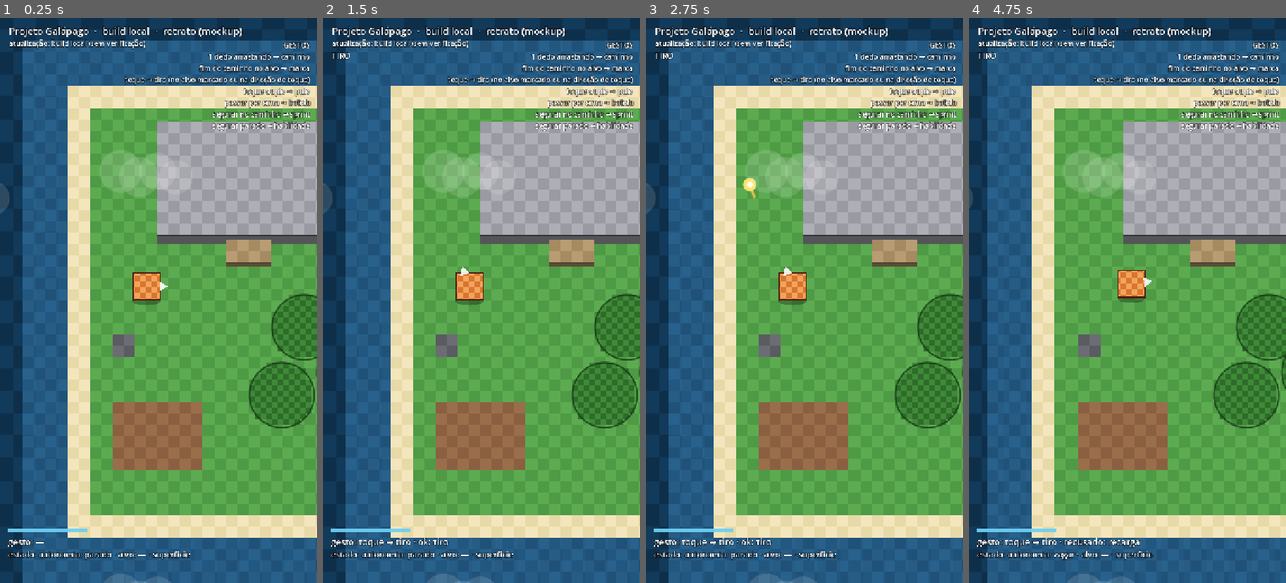
Above: before the commit, frames 1-4 (left to right).
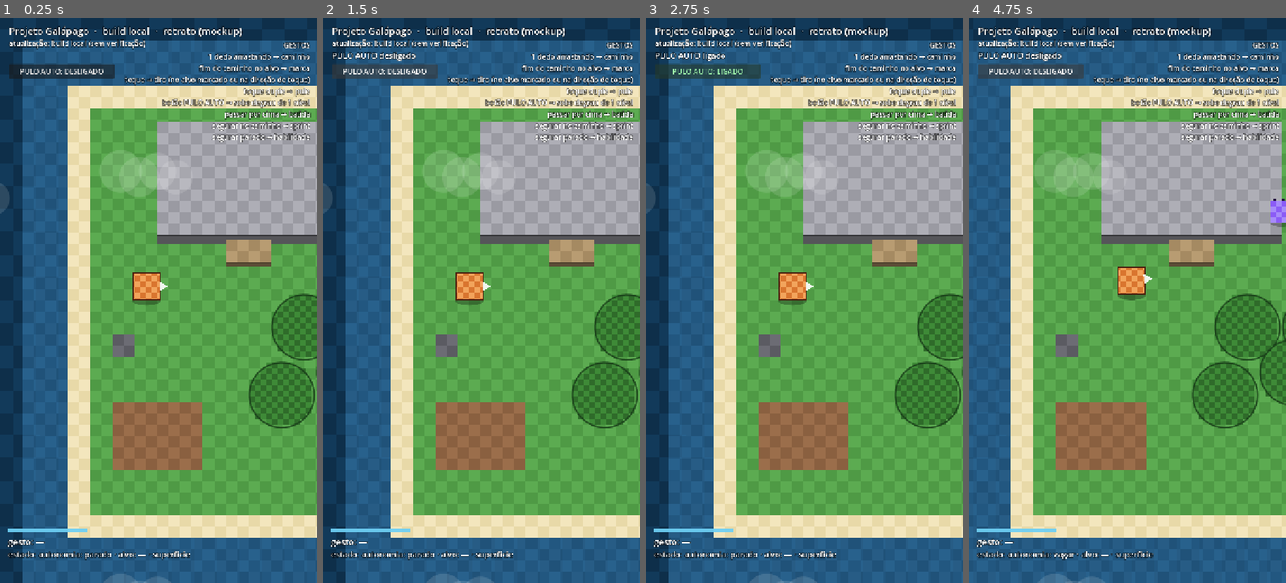
Above: after the commit, the same moments.

Repository: jonathasptbr-gh/Projeto-Galapago
Game: Godot game, scene res://jogo/main.tscn
Two runs of this game, one before a commit and one after it. Both use one fixed random seed, a clock stepped at 60 frames per second and the inputs below.
Inputs (mouse positions are in pixels of both pictures, inside the frame that each line leads up to):
- Up to frame 1 (0.25 s): no input
- Up to frame 2 (1.5 s): click (383, 68) at 0.5 s, where only the run after the commit has a clickable "PULO AUTO: DESLIGADO"; click (383, 68) at 1.25 s, where only the run after the commit has a clickable "PULO AUTO: LIGADO"
- Up to frame 3 (2.75 s): click (706, 68) at 2 s, where only the run after the commit has a clickable "PULO AUTO: DESLIGADO"
- Up to frame 4 (4.75 s): click (1029, 68) at 2.75 s, where only the run after the commit has a clickable "PULO AUTO: LIGADO"; click (1029, 68) at 3.5 s, where only the run after the commit has a clickable "PULO AUTO: DESLIGADO"; click (1029, 68) at 4.25 s, where only the run after the commit has a clickable "PULO AUTO: LIGADO"

The runs differ from the first frame. In frame 1, 2.0% of the frame differs, in the area x 2-99%, y 8-22%; in frame 2, 2.4%; in frame 3, 2.5%; in frame 4, 26%, in the area x 0-100%, y 4-100%.

Commit message:
v0.13.0: botão de pulo automático e pulo mais longo no sprint

Diff:
--- a/dados/acoes.json
+++ b/dados/acoes.json
@@ -1,11 +1,11 @@
 {
- "_leia": "Ações da criatura (v0.11.5). fases = [antecipação …(2173 unchanged characters)…  e os golpes físicos EMBALAM (`embalo`).",
+ "_leia": "Ações da criatura (v0.11.5). fases = [antecipação …(2173 unchanged characters)…  e os golpes físicos EMBALAM (`embalo`). v0.13: `pular.auto_padrao` é o padrão do PULO AUTOMÁTICO (a HUD liga/desliga) e `pular.sprint_fator` alonga o avanço do pulo quando o SPRINT (ou a cauda) está ativo.",
  "mover": {"velocidade": 110},
  "olhar": {},
  "travar": {},
  "ataque": {"fases": [0.10, 0.14, 0.18], "alcance": 40, "arco": 90, "recarga": 0.15},
  "batida": {"fases": [0.06, 0.10, 0.12], "alcance": 30, "arco": 120, "recarga": 0.12},
- "pular": {"fases": [0.06, 0.42, 0.06], "altura": 26, "recarga": 0.08, "buffer_s": 0.60},
+ "pular": {"fases": [0.06, 0.42, 0.06], "altura": 26, "recarga": 0.08, "buffer_s": 0.60, "auto_padrao": false, "sprint_fator": 1.5},
  "habilidade": {"nome": "cavar", "recarga": 0.40},
  "cavar": {"fases": [0.15, 0.55, 0.15]},
  "formas": {
--- a/jogo/hud.gd
+++ b/jogo/hud.gd
@@ -18,6 +18,9 @@
 var _energia_bg: ColorRect
 var _energia: ColorRect
 var _energia_largura := 180.0
+# PULO AUTOMÁTICO (v0.13): o botão manda no `corpo.pulo_auto` (a regra é da sim)
+var _corpo: RefCounted
+var _pulo_auto: Button
 
 
 func _ready() -> void:
@@ -31,6 +34,15 @@
 	leg.position.y += 34
 	_status = _rotulo("", Vector2(20, 46), 16)
 	_nota = _rotulo("", Vector2(20, 72), 18)
+	# PULO AUTOMÁTICO (v0.13): botão de ligar/desligar (padrão em `pular.auto_padrao`).
+	# É um Control de verdade — o toque nele é consumido pela HUD e não vira caminho.
+	_pulo_auto = Button.new()
+	_pulo_auto.text = "PULO AUTO: DESLIGADO"
+	_pulo_auto.add_theme_font_size_override("font_size", 16)
+	_pulo_auto.position = Vector2(20, 104)
+	_pulo_auto.custom_minimum_size = Vector2(240, 34)
+	_pulo_auto.pressed.connect(_alternar_pulo_auto)
+	add_child(_pulo_auto)
 	_gesto = _rotulo("gesto: —", Vector2.ZERO, 20)
 	_gesto.set_anchors_and_offsets_preset(Control.PRESET_BOTTOM_LEFT, Control.PRESET_MODE_MINSIZE, 18)
 	_gesto.grow_vertical = Control.GROW_DIRECTION_BEGIN
@@ -69,6 +81,10 @@
 func _process(delta: float) -> void:
 	if atualizador and _status:
 		_status.text = atualizador.texto_status()
+	if _pulo_auto and _corpo:
+		var ligado: bool = bool(_corpo.pulo_auto)
+		_pulo_auto.text = "PULO AUTO: %s" % ("LIGADO" if ligado else "DESLIGADO")
+		_pulo_auto.modulate = Color(0.65, 1.0, 0.7) if ligado else Color.WHITE
 	if _nota_t > 0.0:
 		_nota_t = maxf(0.0, _nota_t - delta)
 		if _nota_t <= 0.0 and _nota:
@@ -82,6 +98,7 @@
 	linhas.append("fim do caminho no alvo → marca")
 	linhas.append("toque → tiro (no alvo marcado ou na direção do toque)")
 	linhas.append("toque duplo → pulo")
+	linhas.append("botão PULO AUTO → sobe degrau de 1 nível")
 	linhas.append("passar por cima → batida")
 	linhas.append("segurar no caminho → sprint")
 	linhas.append("segurar parado → habilidade")
@@ -99,7 +116,15 @@
 		_nota_t = 2.4
 
 
+func _alternar_pulo_auto() -> void:
+	if _corpo == null:
+		return
+	_corpo.pulo_auto = not bool(_corpo.pulo_auto)
+	nota("PULO AUTO %s" % ("ligado" if _corpo.pulo_auto else "desligado"))
+
+
 func estado(corpo: RefCounted, alvos: Array, planejando := false, escala := 1.0) -> void:
+	_corpo = corpo
 	var modo := ""
 	if corpo.em_rota():
 		var pct := roundi(100.0 * minf(corpo.rota_t, corpo.total_rota) / maxf(corpo.total_rota, 0.001))
--- a/sim/corpo.gd
+++ b/sim/corpo.gd
@@ -67,6 +67,24 @@
 ## forma (`Formas.analisar` devolve `[]` com `formas.laco_ataque` falso), então
 ## `marcas` de laço não nascem e `_checar_marcas`/`_disparar` (ramo `laco`)
 ## ficam **parados atrás do interruptor** — o código da onda continua inteiro.
+##
+## v0.13 — **PULO AUTOMÁTICO** (`pulo_auto`, desligado por padrão; o botão da
+## HUD liga/desliga) e **PULO MAIS LONGE NO SPRINT**:
+##
+## - o pulo automático dispara quando a rota para numa **escada de UM nível
+##   para cima** e o caminho CONTINUA **depois do pouso**: vale para a célula
+##   que já é o degrau e para um **vão de água curto** antes dele, desde que o
+##   pouso esteja dentro do alcance do pulo. Água no mesmo nível, rocha/objeto,
+##   degrau de 2+ níveis, caminho que acaba na beirada e pouso fora do alcance
+##   NÃO disparam — continuam exigindo o toque duplo;
+## - a decisão é da `sim/` (testável): `pulo_auto` é um estado do corpo, e o
+##   disparo chama o MESMO `_iniciar_pulo` do toque duplo, respeitando a
+##   recarga; o evento sai como `pulo:auto` (o `pulo:on` continua saindo);
+## - **velocidade aumentada = pulo mais longo**: enquanto está no ar com o
+##   sprint (ou a cauda dele) ativo, o avanço horizontal ganha
+##   `pular.sprint_fator` (1,5) — o pulo acelerado passa de ~2,1 para ~3,1
+##   células (46,9 px normal; 66,8 → 98,2 px com sprint). O fator só vale NO
+##   AR; andar acelerado não mudou.
 ##
 ## v0.9 — O ATAQUE NASCE DO DESENHO (`sim/formas.gd`), não de um gesto de dois
 ## dedos; v0.9.1 afinou as três pontas:
@@ -174,6 +192,9 @@
 var energia := 1.0
 var _sprint := false
 var _sprint_cfg: Dictionary = {}
+# PULO AUTOMÁTICO (v0.13): a HUD liga/desliga; padrão em `pular.auto_padrao`.
+# Ligado, o corpo pula sozinho a escada de UM nível quando a rota continua.
+var pulo_auto := false
 # CAUDA do sprint (v0.11.4): ao soltar, o embalo continua caindo aos poucos
 var _sprint_cauda_t := 0.0
 # EMBALO dos golpes físicos (v0.9.2): acelera curto na marcação e longo no
@@ -211,6 +232,7 @@
 	_combate = defs.get("combate", {})
 	_embalo = defs.get("embalo", {})
 	_sprint_cfg = defs.get("sprint", {})
+	pulo_auto = bool(defs.get("pular", {}).get("auto_padrao", false))
 
 
 # ---------------------------------------------------------------- consultas
@@ -943,9 +965,14 @@
 		return _terminar_rota(alvos)
 	var base := pos
 	var fator_sprint := _fator_sprint()
+	# PULO ACELERADO (v0.13): no AR, o sprint (ou a cauda dele) alonga o avanço
+	# horizontal; no chão o fator é 1 e a caminhada não muda.
+	var fator_ar := 1.0
+	if no_ar() and fator_sprint > 1.001:
+		fator_ar = maxf(float(defs.get("pular", {}).get("sprint_fator", 1.0)), 1.0)
 	# o avanço que ela DEVERIA ter neste quadro: é o que desempata a projeção
 	# num cruzamento/bico (dois braços no mesmo lugar) e impede o "pulo".
-	var esperado := maxf(velocidade * fator_sprint * _fator_embalo() * dt * 2.0, 2.0)
+	var esperado := maxf(velocidade * fator_sprint * fator_ar * _fator_embalo() * dt * 2.0, 2.0)
 	var proj := _projetar(base, esperado)
 	# teto de segurança do avanço: um cruzamento/laço não pode "teleportar" a
 	# criatura para o fim do braço; no máximo o que ela andaria em ~4 quadros.
@@ -960,7 +987,7 @@
 		if alvo_f != Vector2.ZERO and pos.distance_to(alvo_f) <= float(_embalo.get("gatilho_px", 70.0)):
 			_iniciar_embalo(float(_embalo.get("curto_s", 0.25)), float(_embalo.get("curto_fator", 1.7)))
 			_embalo_final_feito = true
-	var passo := velocidade * _fator_embalo() * fator_sprint * dt
+	var passo := velocidade * _fator_embalo() * fator_sprint * fator_ar * dt
 	# ALVO: o ponto MAIS LONGE da estrada que a linha reta alcança andando.
 	# Sem isso, a criatura corta a corda de uma curva e bate na pedra/beira.
 	var alvo := _alvo_visivel(base, mundo)
@@ -1004,6 +1031,7 @@
 	if novo.distance_to(base) < 0.001:
 		_barrado = true
 		_atualizar_traco_t(dt, base)
+		_tentar_pulo_auto(mundo, base, _dir_suave, passo)
 		return base
 	_barrado = false
 	var real := (novo - base).normalized()
@@ -1011,6 +1039,83 @@
 	olhar = _olhar_suave
 	_atualizar_traco_t(dt, novo)
 	return novo
+
+
+## PULO AUTOMÁTICO (v0.13, com `pulo_auto` ligado): a rota parou diante de uma
+## escada de UM nível para CIMA e o desenho CONTINUA em cima dela? Então o corpo
+## pula sozinho, pelo mesmo `_iniciar_pulo` do toque duplo. O sistema aceita dois
+## formatos de obstáculo:
+##
+## - a célula bloqueada já é o degrau (`^`/`b`: andável 1 nível acima);
+## - ou há um VÃO DE ÁGUA curto antes do degrau (o pouso é a célula andável 1
+##   nível acima, DENTRO do alcance do pulo).
+##
+## NÃO disparam: água no mesmo nível, rocha/objeto, degrau de 2+ níveis, caminho
+## que ACABA na beirada, ou pouso longe demais (nesse caso um pulo cairia na
+## água). Nesses casos o toque duplo continua sendo o gesto.
+func _tentar_pulo_auto(mundo: RefCounted, base: Vector2, dir: Vector2, passo: float) -> bool:
+	if not pulo_auto or no_ar() or camada == Mundo.SUBSOLO:
+		return false
+	if float(_recargas.get("pular", 0.0)) > 0.0:
+		return false
+	if dir.length() < 0.01 or total_rota - rota_t < PASSO_TERRENO * 2.0:
+		return false
+	# olha um pouco ALÉM do passo: a criatura para até 4 px antes da borda e o
+	# passo de um quadro pode não chegar a invadir a célula do degrau.
+	var olhar := maxf(passo + PASSO_TERRENO * 2.0, PASSO_TERRENO * 2.0)
+	var bloq: Dictionary = _primeiro_bloqueio(base, base + dir.normalized() * olhar, mundo)
+	if bloq.is_empty() or str(bloq.get("tipo", "")) != "terreno":
+		return false
+	var c: Vector2i = bloq["celula"]
+	var c0: Vector2i = mundo.celula_de(base)
+	var h0: float = mundo.altura(c0)
+	# formato 1: a própria célula bloqueada é o degrau de 1 nível;
+	# formato 2: um vão de água (altura 0) curto antes do degrau.
+	var degrau_na_celula: bool = mundo.andavel(c, camada) and _um_nivel_acima(mundo, c, h0)
+	var vao_de_agua: bool = not mundo.andavel(c, camada) and mundo.altura(c) <= 0.01 \
+			and mundo.bloqueio(c, camada) == "terreno"
+	if not degrau_na_celula and not vao_de_agua:
+		return false
+	# ALCANCE do pulo com os fatores de AGORA (sprint alonga o ar) — um pouso
+	# fora disso cairia na água, então o sistema não dispara.
+	var fs := _fator_sprint()
+	var fator_ar := 1.0
+	if fs > 1.001:
+		fator_ar = maxf(float(defs.get("pular", {}).get("sprint_fator", 1.0)), 1.0)
+	var dur := maxf(float(defs.get("pular", {}).get("fases", [0.06, 0.42, 0.06])[1]), 0.1)
+	var alcance := velocidade * fs * fator_ar * _fator_embalo() * dur * 0.9
+	# O PONTO DE POUSO (1 nível acima) adiante na ROTA e a CONTINUAÇÃO depois
+	# dele — é o que separa "degrau no meio do caminho" de "o caminho acaba".
+	var cp := float(mundo.celula_px)
+	var fim := minf(rota_t + cp * 3.0, total_rota - PASSO_TERRENO)
+	var s := rota_t + PASSO_TERRENO
+	while s <= fim:
+		var p := _ponto_em_rota(s)
+		var pc: Vector2i = mundo.celula_de(p)
+		if pc != c0 and mundo.andavel(pc, camada) \
+				and mundo.bloqueio(pc, camada) == "" \
+				and _um_nivel_acima(mundo, pc, h0):
+			if p.distance_to(base) > alcance:
+				return false  # o pulo não chega: não pula para cair na água
+			var s2 := s + cp * 0.75
+			while s2 <= minf(rota_t + cp * 4.0, total_rota):
+				var p2: Vector2i = mundo.celula_de(_ponto_em_rota(s2))
+				if p2 != pc and mundo.andavel(p2, camada) \
+						and mundo.bloqueio(p2, camada) == "" \
+						and mundo.altura(p2) <= h0 + 1.01:
+					_iniciar_pulo()
+					eventos.append("pulo:auto")
+					return true
+				s2 += PASSO_TERRENO
+			return false  # achou o degrau, mas o caminho acaba em cima dele
+		s += PASSO_TERRENO
+	return false
+
+
+## A célula `c` está exatamente UM nível acima de `h0`?
+func _um_nivel_acima(mundo: RefCounted, c: Vector2i, h0: float) -> bool:
+	var dh: float = mundo.altura(c) - h0
+	return dh >= 0.99 and dh <= 1.01
 
 
 ## Projeta a criatura na rota. Em vez de só a menor distância (que num
--- a/testes/test_corpo.gd
+++ b/testes/test_corpo.gd
@@ -1121,3 +1121,190 @@
 	var evs := _rodar_com(c, m, alvos, adv, 8.0)
 	checar("laco:onda" not in evs, "nenhuma onda saiu (%s)" % [evs])
 	checar(not c.em_rota(), "andou o caminho até o fim (%.0f px)" % c.pos.x)
+
+
+# ---------------------------------------------------------------- v0.13: pulo automático e pulo no sprint
+
+## Escada de UM nível (^ = altura 2) no meio do caminho; a rota termina em cima.
+const DEGRAU := [
+	",,,,,,,,,,,,",
+	",,,,^^^^^^^^",
+	",,,,,,,,,,,,",
+]
+## Escada de DOIS níveis (q = altura 3): o pulo automático NÃO deve disparar.
+const DEGRAU_DOIS := [
+	",,,,,,,,,,,,",
+	",,,,qqqqqqqq",
+	",,,,,,,,,,,,",
+]
+
+
+func test_pulo_auto_vem_desligado_por_padrao() -> void:
+	var s := _setup(DEGRAU)
+	var c: RefCounted = s[1]
+	checar(not c.pulo_auto, "padrão desligado (decisão: o jogador liga no botão)")
+	var cfg: Dictionary = acoes.duplicate(true)
+	cfg["pular"]["auto_padrao"] = true
+	var c2 := Corpo.new(cfg)
+	checar(c2.pulo_auto, "o dado `pular.auto_padrao` liga")
+
+
+func test_pulo_auto_sobe_o_degrau_de_um_nivel_e_segue() -> void:
+	var s := _setup(DEGRAU)
+	var m: RefCounted = s[0]
+	var c: RefCounted = s[1]
+	c.pulo_auto = true
+	checar(c.comandar({"acao": "mover", "pontos": PackedVector2Array([Vector2(336, 48)])}, m, []).begins_with("ok"), "aceitou a rota")
+	var evs := _rodar(c, m, 6.0)
+	checar("pulo:auto" in evs, "pulou sozinho (%s)" % [evs])
+	checar(c.pos.x > 280.0, "subiu o degrau e seguiu no planalto (x=%.0f)" % c.pos.x)
+
+
+func test_pulo_auto_desligado_para_no_degrau() -> void:
+	var s := _setup(DEGRAU)
+	var m: RefCounted = s[0]
+	var c: RefCounted = s[1]
+	c.comandar({"acao": "mover", "pontos": PackedVector2Array([Vector2(336, 48)])}, m, [])
+	var evs := _rodar(c, m, 2.0)
+	checar("pulo:auto" not in evs, "não pulou com o sistema desligado (%s)" % [evs])
+	checar(c.barrado(), "parou na barreira")
+	checar(c.pos.x < 140.0, "ficou antes do degrau (x=%.0f)" % c.pos.x)
+
+
+func test_pulo_auto_nao_pula_dois_niveis() -> void:
+	var s := _setup(DEGRAU_DOIS)
+	var m: RefCounted = s[0]
+	var c: RefCounted = s[1]
+	c.pulo_auto = true
+	c.comandar({"acao": "mover", "pontos": PackedVector2Array([Vector2(336, 48)])}, m, [])
+	var evs := _rodar(c, m, 2.0)
+	checar("pulo:auto" not in evs, "degrau de 2 níveis não dispara (%s)" % [evs])
+	checar(c.barrado(), "continua parado na beirada")
+
+
+func test_pulo_auto_nao_pula_quando_o_caminho_acaba_antes_do_degrau() -> void:
+	var s := _setup(DEGRAU)
+	var m: RefCounted = s[0]
+	var c: RefCounted = s[1]
+	c.pulo_auto = true
+	c.comandar({"acao": "mover", "pontos": PackedVector2Array([Vector2(120, 48)])}, m, [])
+	var evs := _rodar(c, m, 1.5)
+	checar("pulo:auto" not in evs, "sem caminho do outro lado, não pula (%s)" % [evs])
+	checar(c.pos.x < 128.0, "parou na ponta do caminho (x=%.0f)" % c.pos.x)
+
+
+## Distância andada DURANTE um pulo, com `pular.sprint_fator` configurável.
+func _pulo_andado_com(sprint: bool, cfg: Dictionary) -> float:
+	var s := _setup(MAPA, [], 5, cfg)
+	var m: RefCounted = s[0]
+	var c: RefCounted = s[1]
+	c.comandar({"acao": "mover", "pontos": PackedVector2Array([Vector2(340, 48)])}, m, [])
+	_rodar(c, m, 0.15)
+	if sprint:
+		c.comandar({"acao": "segurar"}, m, [])
+		_rodar(c, m, 0.2)
+		c.comandar({"acao": "soltar_segurar"}, m, [])
+	c.comandar({"acao": "pular"}, m, [])
+	var p0: Vector2 = c.pos
+	var t := 0.0
+	while c.no_ar() and t < 1.0:
+		c.passo(1.0 / 30.0, m, [])
+		c.drenar_eventos()
+		t += 1.0 / 30.0
+	return c.pos.distance_to(p0)
+
+
+## v0.13: no AR com o sprint (ou a cauda) ativo, o avanço horizontal ganha
+## `pular.sprint_fator` — o pulo acelerado vai mais longe que antes.
+func test_pulo_no_sprint_alonga_o_avanco_do_ar() -> void:
+	var sem: Dictionary = acoes.duplicate(true)
+	sem["pular"]["sprint_fator"] = 1.0
+	var com: Dictionary = acoes.duplicate(true)
+	com["pular"]["sprint_fator"] = 1.5
+	var d_sem := _pulo_andado_com(true, sem)
+	var d_com := _pulo_andado_com(true, com)
+	checar(d_sem > 30.0, "o pulo acelerado anda (%.1f px)" % d_sem)
+	checar(d_com > d_sem * 1.3, "o fator alonga o pulo (%.1f vs %.1f px)" % [d_com, d_sem])
+
+
+## O fator é SÓ do ar: o pulo normal (sem sprint) não muda.
+func test_pulo_normal_nao_muda_com_o_fator_do_sprint() -> void:
+	var sem: Dictionary = acoes.duplicate(true)
+	sem["pular"]["sprint_fator"] = 1.0
+	var com: Dictionary = acoes.duplicate(true)
+	com["pular"]["sprint_fator"] = 1.5
+	var d_sem := _pulo_andado_com(false, sem)
+	var d_com := _pulo_andado_com(false, com)
+	checar(absf(d_com - d_sem) < 4.0, "sem sprint o fator não vale (%.1f vs %.1f px)" % [d_com, d_sem])
+
+
+## Vão de ÁGUA curto ANTES do degrau: o pulo automático cruza o vão e sobe
+## (é o caso do pátio de parkour para a passarela).
+func test_pulo_auto_cruza_vao_curto_e_sobe_o_degrau() -> void:
+	var s := _setup([
+		",,,,,,,,,,,,",
+		",,,,~^^^^^^^",
+		",,,,,,,,,,,,",
+	])
+	var m: RefCounted = s[0]
+	var c: RefCounted = s[1]
+	c.pulo_auto = true
+	c.comandar({"acao": "mover", "pontos": PackedVector2Array([Vector2(336, 48)])}, m, [])
+	var evs := _rodar(c, m, 6.0)
+	checar("pulo:auto" in evs, "pulou o vão e subiu (%s)" % [evs])
+	checar(c.pos.x > 200.0, "chegou ao planalto (x=%.0f)" % c.pos.x)
+
+
+## Água no MESMO nível não é "obstáculo de um nível de altura": o sistema não
+## pula, mesmo com o caminho continuando do outro lado.
+func test_pulo_auto_nao_pula_vao_de_agua_no_mesmo_nivel() -> void:
+	# coluna de água de ponta a ponta (não dá para CONTORNAR; só pular)
+	var s := _setup([
+		",,,,~,,,,,,,",
+		",,,,~,,,,,,,",
+		",,,,~,,,,,,,",
+	])
+	var m: RefCounted = s[0]
+	var c: RefCounted = s[1]
+	c.pulo_auto = true
+	c.comandar({"acao": "mover", "pontos": PackedVector2Array([Vector2(336, 48)])}, m, [])
+	var evs := _rodar(c, m, 2.0)
+	checar("pulo:auto" not in evs, "sem degrau de altura, não pula (%s)" % [evs])
+	checar(c.barrado(), "para na beira da água")
+	checar(c.pos.x < 140.0, "ficou antes do vão (x=%.0f)" % c.pos.x)
+
+
+## Vão de 2 células antes do degrau, sem sprint: o pulo NÃO alcança o pouso,
+## então o sistema não dispara (não pula para cair na água).
+func test_pulo_auto_nao_pula_vao_de_2_celulas_sem_sprint() -> void:
+	var s := _setup([
+		",,,,,,,,,,,,",
+		",,,,~~^^^^^^",
+		",,,,,,,,,,,,",
+	])
+	var m: RefCounted = s[0]
+	var c: RefCounted = s[1]
+	c.pulo_auto = true
+	c.comandar({"acao": "mover", "pontos": PackedVector2Array([Vector2(336, 48)])}, m, [])
+	var evs := _rodar(c, m, 2.0)
+	checar("pulo:auto" not in evs, "pouso fora do alcance não dispara (%s)" % [evs])
+	checar(c.barrado(), "para na beira do vão")
+	checar(c.pos.x < 140.0, "ficou antes do vão (x=%.0f)" % c.pos.x)
+
+
+## Com SPRINT, o pulo alonga e o mesmo vão de 2 células passa a ser alcançável:
+## o automático cruza e sobe.
+func test_pulo_auto_com_sprint_cruza_vao_de_2_celulas() -> void:
+	var s := _setup([
+		",,,,,,,,,,,,",
+		",,,,~~^^^^^^",
+		",,,,,,,,,,,,",
+	])
+	var m: RefCounted = s[0]
+	var c: RefCounted = s[1]
+	c.pulo_auto = true
+	c.comandar({"acao": "mover", "pontos": PackedVector2Array([Vector2(336, 48)])}, m, [])
+	c.comandar({"acao": "segurar"}, m, [])
+	var evs := _rodar(c, m, 6.0)
+	checar("pulo:auto" in evs, "o pulo do sprint alcança (%s)" % [evs])
+	checar(c.pos.x > 200.0, "chegou ao planalto (x=%.0f)" % c.pos.x)
Not shown, changed: docs/HISTORICO.md
Not shown, changed: docs/PEDIDOS-EM-ESPERA.md
Not shown, changed: docs/RESIDUOS.md
Not shown, changed: docs/gdd/gestos-e-acoes.md
Not shown, changed: docs/gdd/mapa.md
